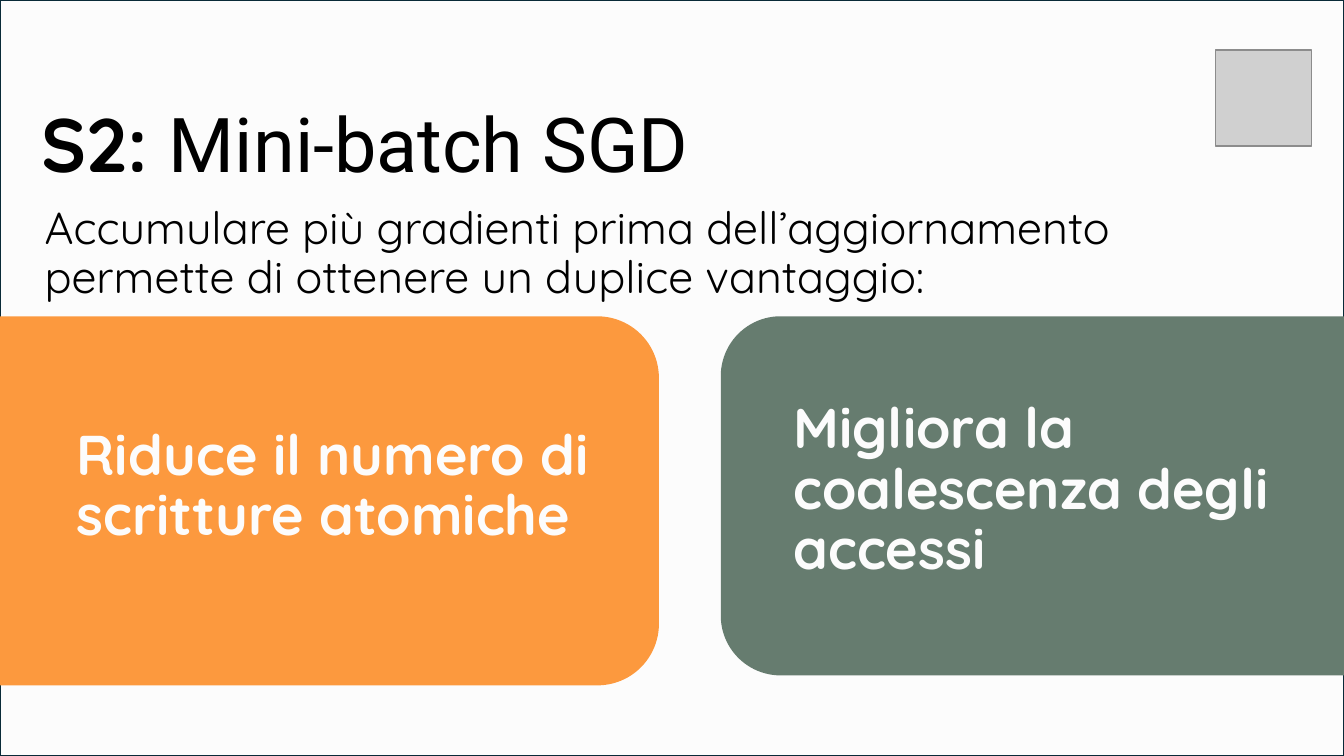
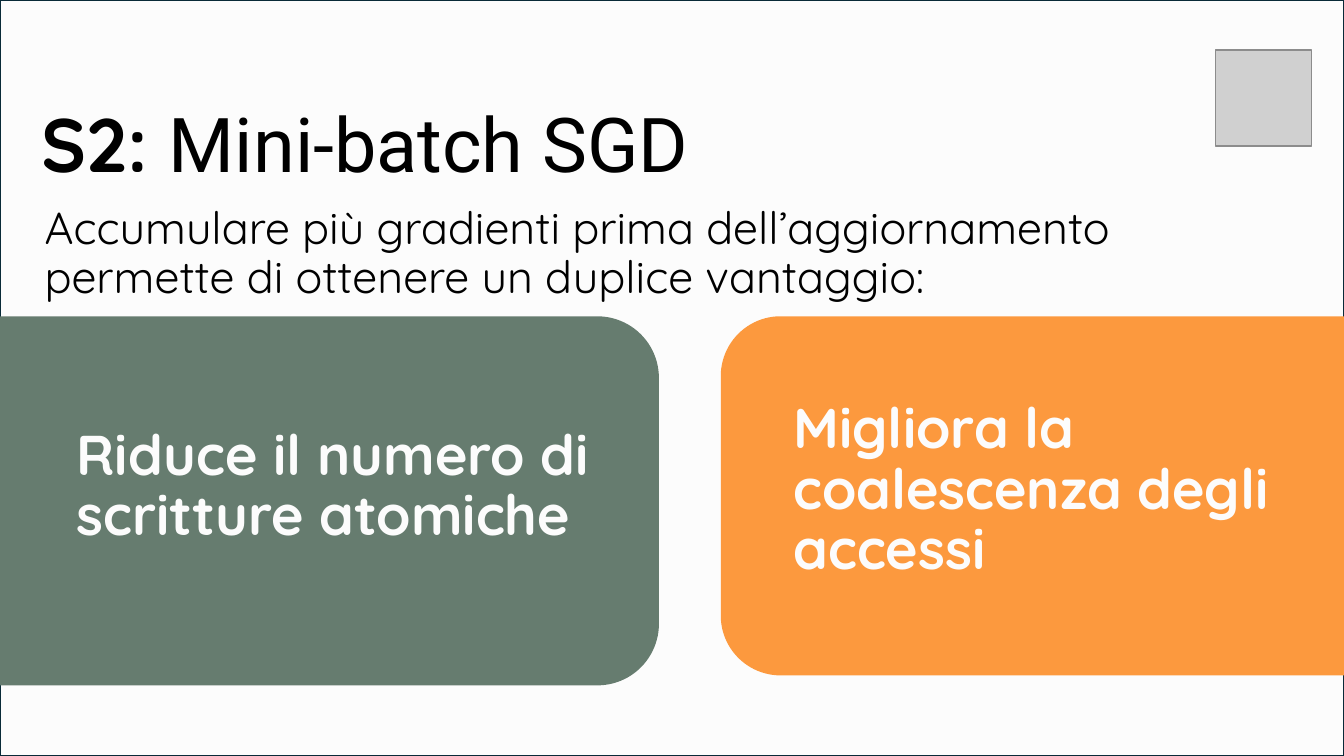
Before and after one commit to Smo17817/MNI_Esercizi, a slide deck: slide 31 of Documentazione/[MNI]_PresentazioneSeminario.pptx (slide 15 before the commit). Drawn at 1344x756 pixels with LibreOffice and Linux fonts; fonts in the diff are those of the drawing; grey boxes stand for pictures. Boxes give left, top, right and bottom in pixels: in the first picture for what was removed or moved away, otherwise in the second. Text is boxed around its words. In the diff, an @@ line names an element or a change of style, - is before the commit and + after.

```diff
--- a/Documentazione/[MNI]_PresentazioneSeminario.pptx
+++ b/Documentazione/[MNI]_PresentazioneSeminario.pptx
@@ rounded rectangle at <box>0,317,659,686</box>: fill #FC993E to #667C6F @@
@@ rounded rectangle at <box>721,317,1344,676</box>: fill #667C6F to #FC993E @@
```
Also in this commit, not shown: 4 other slides changed, 18 slides added.
